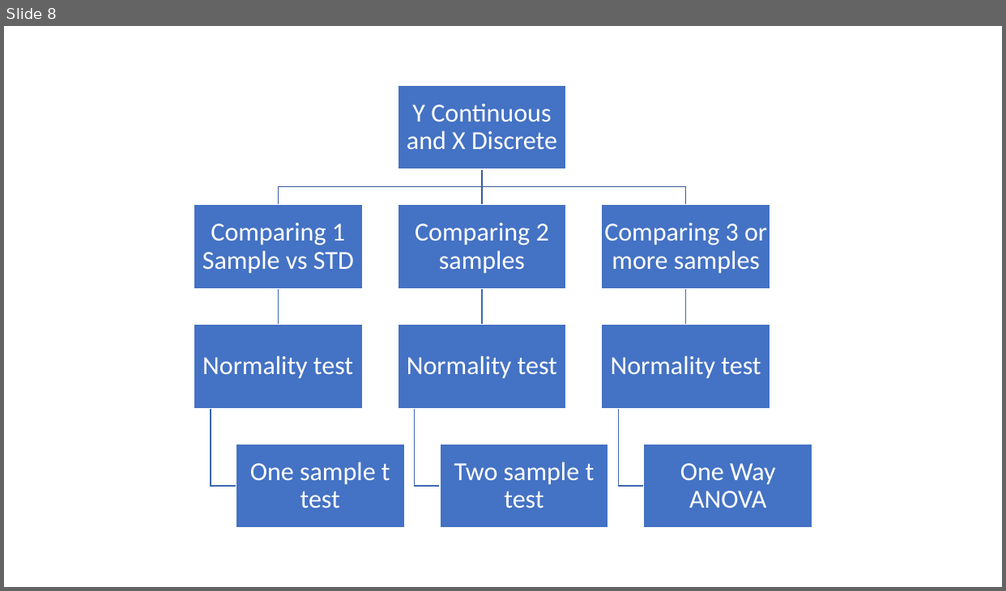
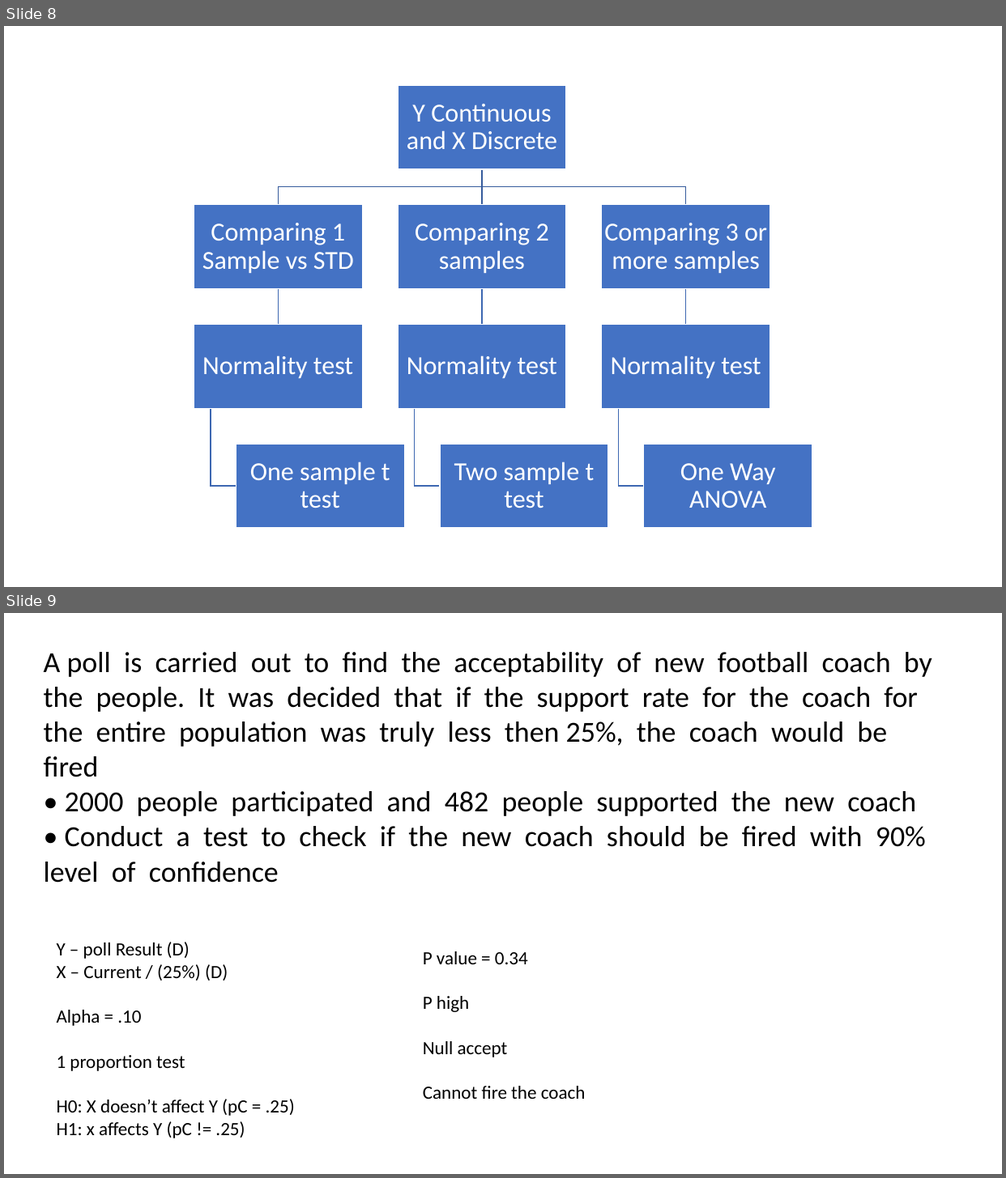
Before and after one commit to Rajeshprd/Decodr-batch-2-, a slide deck: Inferential Statistics.pptx. Shown one above the other, each under a label of ours: slide 8 before the commit, slides 8 and 9 after it. The pictures are 1006x591 and 1006x1178 pixels, drawn with LibreOffice and Linux fonts; fonts in the diff are those of the drawing. Boxes give left, top, right and bottom in pixels: in the first picture for what was removed or moved away, otherwise in the second. Text is boxed around its words. In the diff, an @@ line names an element or a change of style, - is before the commit and + after.

```diff
--- a/Inferential Statistics.pptx
+++ b/Inferential Statistics.pptx
@@ slide 9 added at [4, 613, 1002, 1174], background #FFFFFF @@
@@ text added at [44, 652, 932, 883], 28 pt, text #000000 @@
+A poll is carried out to ﬁnd the acceptability of new football coach by the people. It was decided that if the support rate for the coach for the entire population was truly less then 25%, the coach would be ﬁred
+• 2000 people participated and 482 people supported the new coach
+• Conduct a test to check if the new coach should be ﬁred with 90% level of conﬁdence
@@ text added at [57, 942, 295, 1139], 18 pt, text #000000 @@
+Y – poll Result (D)
+X – Current / (25%) (D)
+Alpha = .10
+1 proportion test
+H0: X doesn’t affect Y (pC = .25)
+H1: x affects Y (pC != .25)
@@ text added at [423, 952, 586, 1099], 18 pt, text #000000 @@
+P value = 0.34
+P high
+Null accept
+Cannot fire the coach
```
Also in this commit, not shown: 8 other slides added.
